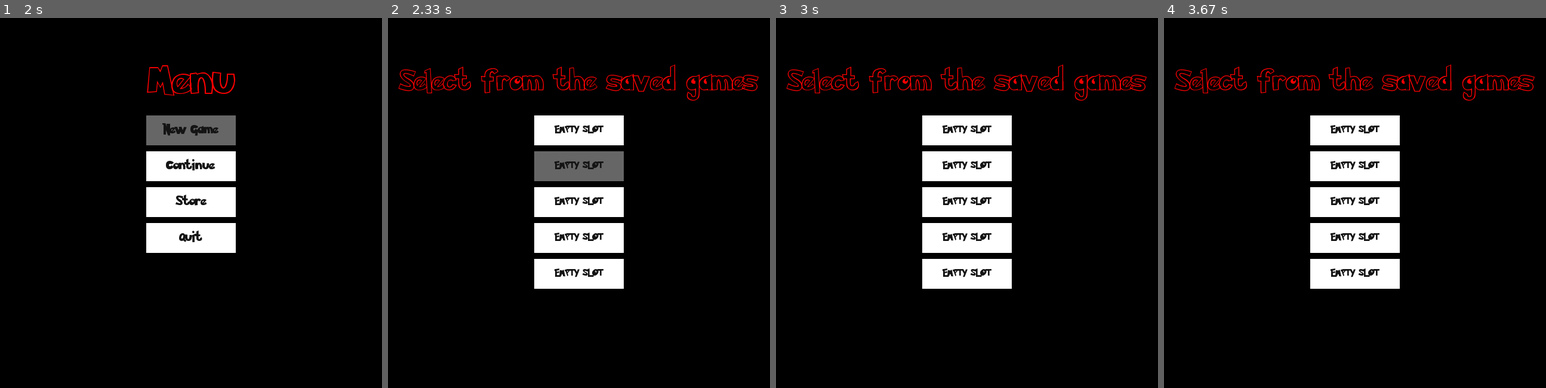
Above: before the commit, frames 1-4 (left to right).
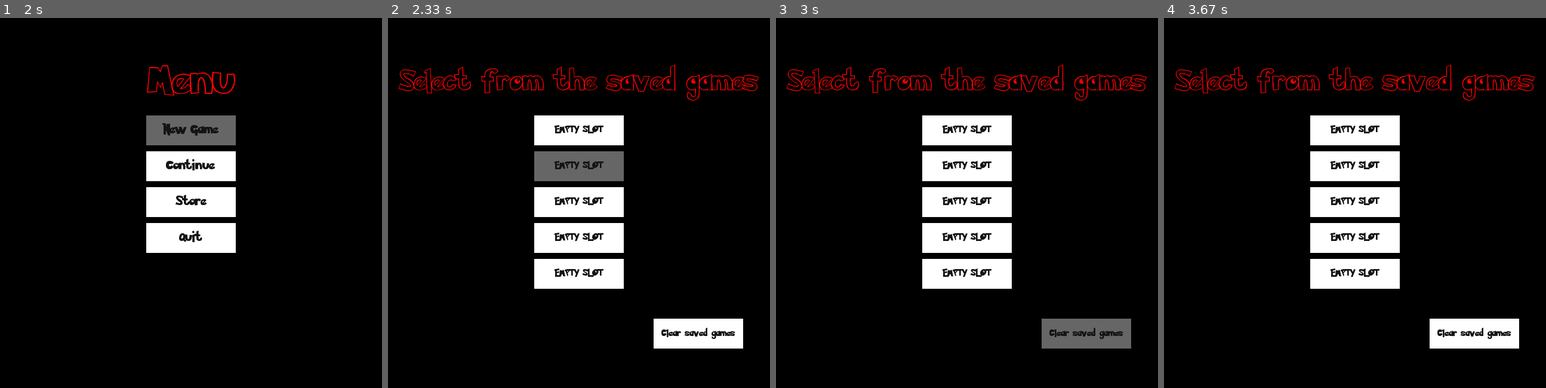
Above: after the commit, the same moments.

Repository: VagishVela/project-pygames
Game: pygame game, started from main.py
Two runs of this game, one before a commit and one after it. Both use one fixed random seed, a clock stepped at 60 frames per second and the inputs below.
Inputs (mouse positions are in pixels of both pictures, inside the frame that each line leads up to):
- Up to frame 1 (2 s): click (191, 129) at 0.38 s; click (191, 129) at 0.72 s; hold Up 1-1.47 s; move the mouse to (244, 302) at 1.03 s; tap Esc at 1.5 s; click (198, 117) at 1.88 s
- Up to frame 2 (2.33 s): click (579, 166) at 2.22 s
- Up to frame 3 (3 s): click (1085, 332) at 2.55 s
- Up to frame 4 (3.67 s): click (1282, 302) at 3.22 s

Frame 1 is identical in both runs. In frame 2, 1.8% of the frame differs, in the area x 69-93%, y 81-90%; in frame 3, 1.8%; in frame 4, 1.8%.

Commit message:
save files can now be cleaned from within the game

Diff:
--- a/game/data/__init__.py
+++ b/game/data/__init__.py
@@ -129,6 +129,14 @@
         with open(self.file, "w+", encoding="utf-8") as f:
             json.dump(self._data, f)
 
+    def clean(self):
+        """clear the savefile and cleans the data"""
+        with open(self.file, "w+", encoding="utf-8") as f:
+            f.write("")
+        # re-init
+        # pylint:disable=unnecessary-dunder-call
+        self.__init__()
+
     def read(self):
         """read the file and save the data internally"""
         try:
--- a/game/views/slots.py
+++ b/game/views/slots.py
@@ -48,8 +48,14 @@
                 text=text,
             )
             for i, text in enumerate(self.slots)
+        ] + [
+            Button(
+                xy=(self.width / 2 + 200, self.height - 100),
+                dimensions=(150, 50),
+                text="Clear saved games",
+                on_click=game_data.clean,
+            )
         ]
-        # logger.debug(f" buttons: {self.buttons}")
 
     def on_update(self):
         self._generate_buttons()
